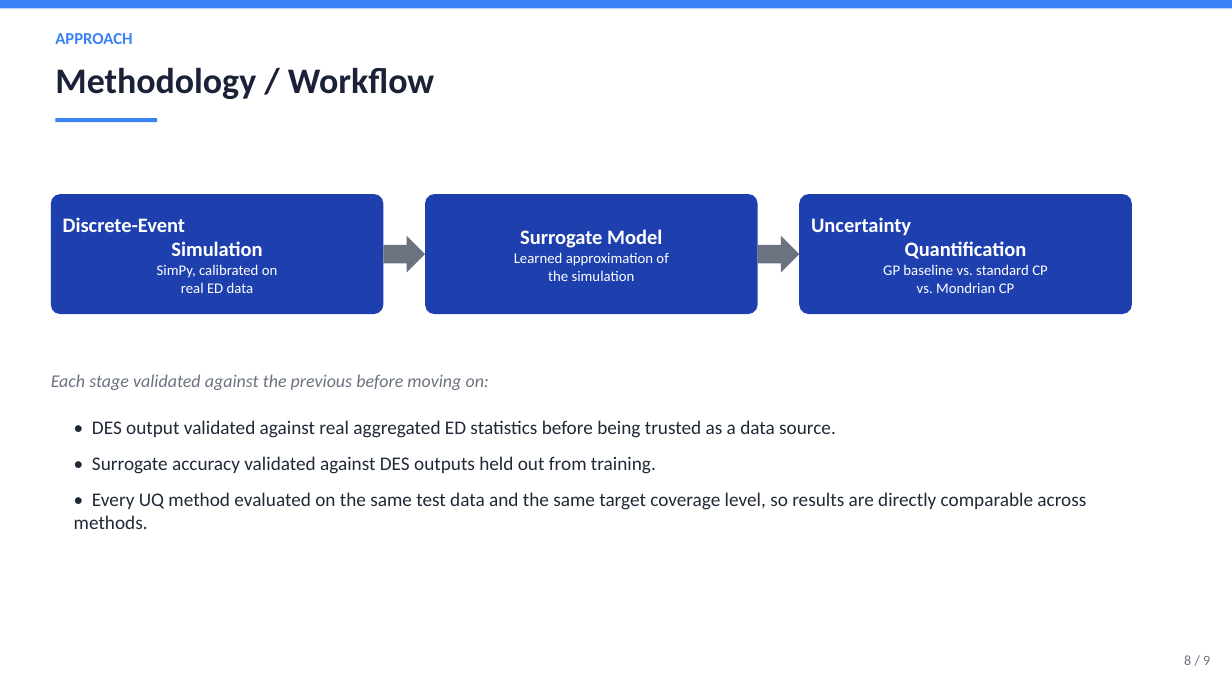
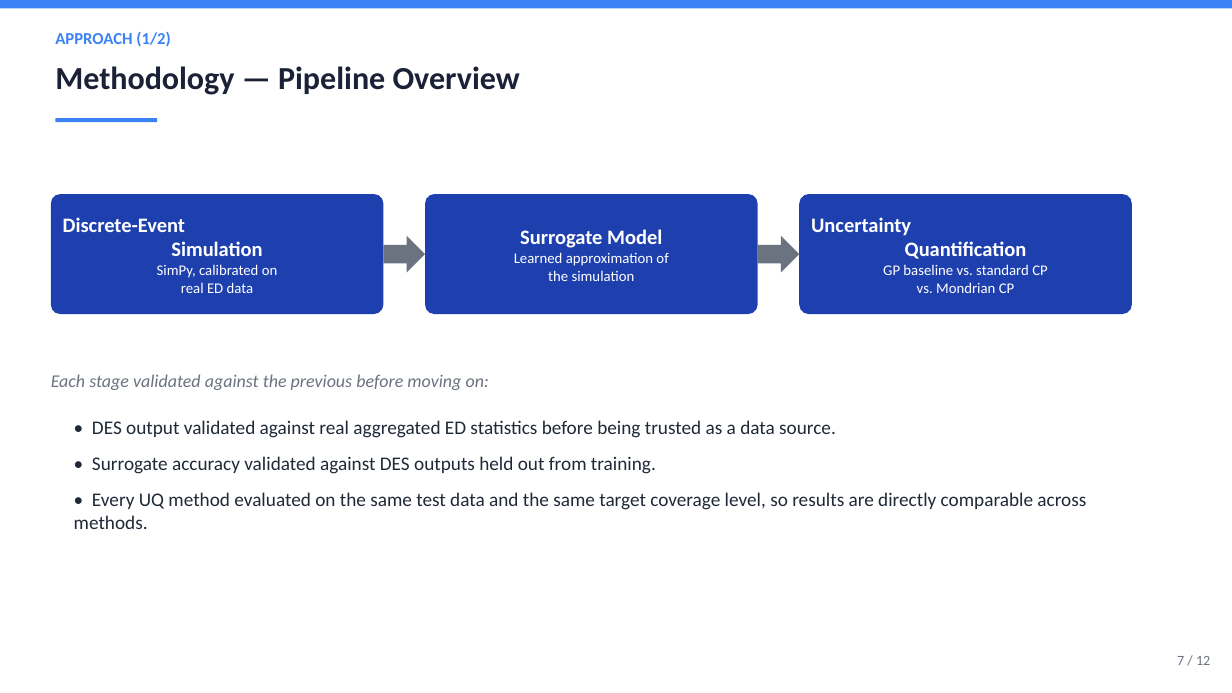
Before and after one commit to DUNE-ODYSSEY/Mondrian-Conformal-Prediction-On-Discrete-Event-Simulation, a slide deck: slide 7 of slides/zeroth_review.pptx (slide 8 before the commit). Drawn at 1232x693 pixels with LibreOffice and Linux fonts; fonts in the diff are those of the drawing. Boxes give left, top, right and bottom in pixels: in the first picture for what was removed or moved away, otherwise in the second. Text is boxed around its words. In the diff, an @@ line names an element or a change of style, - is before the commit and + after.

Commit message:
Restructure zeroth review PPT to professor's required template (TOC, lit review table, research gap, results, references); fix multi-line table cell font bug; begin Department B generalization pipeline

```diff
--- a/slides/zeroth_review.pptx
+++ b/slides/zeroth_review.pptx
@@ text at (55,32,170,47): text changed @@
-APPROACH
+APPROACH (1/2)
@@ text at (55,66,520,95): text changed; size 28 to 25 pt @@
-Methodology / Workflow
+Methodology — Pipeline Overview
@@ text at (1177,656,1210,665): text changed @@
-8 / 9
+7 / 12
```
Also in this commit, not shown: 5 other slides changed, 6 slides added, 3 slides removed, 19 other files.
